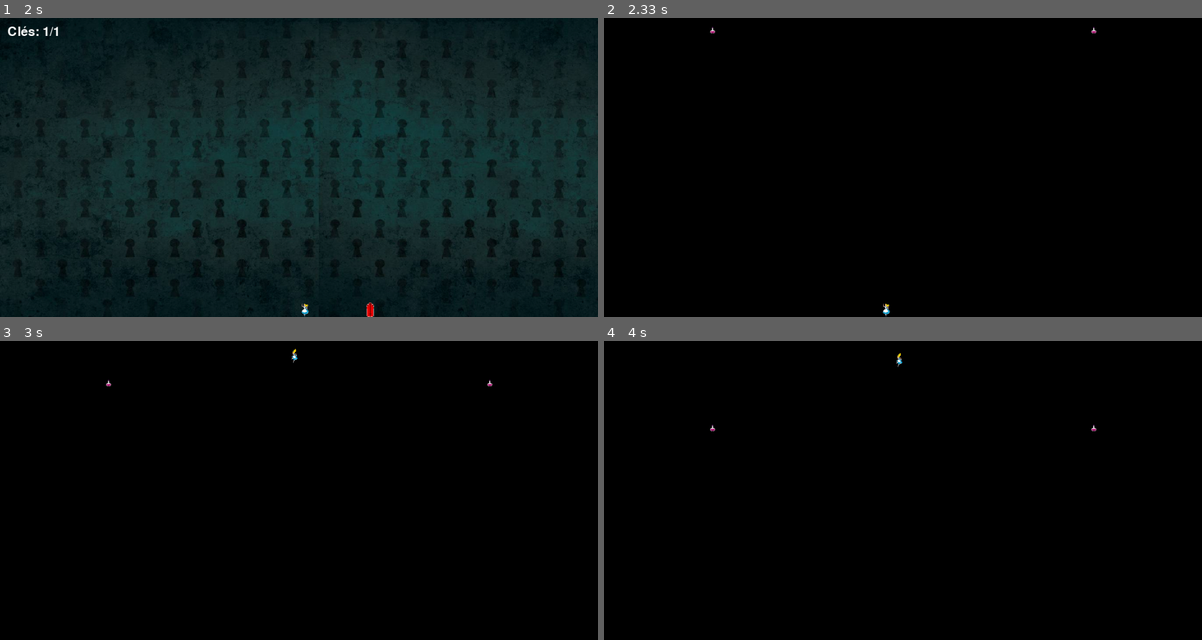
Above: before the commit, frames 1-4 (two rows, left to right).
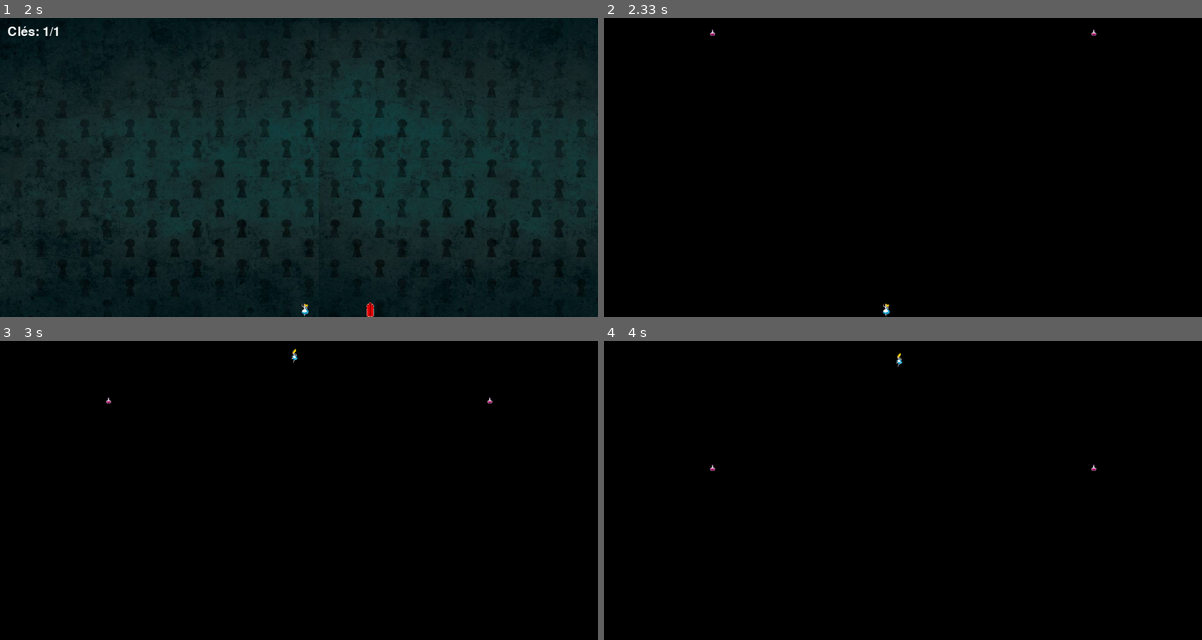
Above: after the commit, the same moments.

Repository: bouleaulama30/platformer_pygame
Game: pygame game, started from platformer_main.py
Same seed, same stepped clock (60 frames per second), same inputs: the game is played once before the commit and once after it.
Inputs:
- Up to frame 1 (2 s): tap Enter at 0.33 s; hold Up 0.67-1.13 s; hold Right 1.17-1.63 s; hold Left from 1.67 s (still down)
- Up to frame 2 (2.33 s): release Left at 2.2 s; hold N from 2.23 s (still down); hold Left from 2.23 s (still down)
- Up to frame 3 (3 s): release N at 2.63 s; release Left at 2.63 s; hold R from 2.67 s (still down); hold Left from 2.67 s (still down); tap Space at 2.73 s
- Up to frame 4 (4 s): tap Space at 3.03, 3.17, 3.47, 3.6 s; release R at 3.07 s; release Left at 3.07 s; hold Left 3.1-3.5 s; hold R 3.53-3.9 s; hold Up 3.53-3.9 s

Frame 1 is identical in both runs. In frame 2, less than 0.1% of the frame differs, in the area x 17-83%, y 2-6%; in frame 3, less than 0.1%; in frame 4, less than 0.1%, in the area x 17-83%, y 28-44%.

Commit message:
choix de sortie : fait, plus qu'à mettre des trucs derrière

Diff:
--- a/block.py
+++ b/block.py
@@ -156,12 +156,17 @@
 			self.image = pilRouge
 		self.posy = 10
 
+		self.w = len_bloc
+		self.h = len_bloc
+		self.isTriangle = False
+		self.type = "p"
+
 
 	def dessine(self, display) :
 		display.blit(self.image, (self.posx, self.posy))
 
 def descendre(pills) :
-	v = 1 #vitesse
+	v = 1.5 #vitesse
 	if pills[0].posy < hauteur_fenetre - 6*len_bloc :
 		pills[0].posy += v
 		pills[1].posy += v
--- a/platformer_main.py
+++ b/platformer_main.py
@@ -357,16 +357,38 @@
 			nbFrames = 0
 			state = "ongoing"
 
-		player.deplacement(facteur_mvt, vel_jump, dt, pressed_keys, t_blocks, g)
-		if nbFrames < 300 :
-			nbFrames += 1
-		elif nbFrames < 500 :
-			nbFrames += 1
-			affiche(display, question)
-		else :
-			affiche(display, question)
-			affiche(display, "Oui", pills[0].posx, pills[0].posy)
-			affiche(display, "Non", pills[1].posx, pills[1].posy)
+		if state == "ongoing" :
+			pill_touchee = player.deplacement_fin(facteur_mvt, vel_jump, dt, pressed_keys, pills, g) #nouveau déplacement pour retourner la valeur du pill mangé
+			if pill_touchee != None :
+				state = "closing"
+				nbFrames = 0
+			elif nbFrames < 300 :
+				nbFrames += 1
+			elif nbFrames < 450 :
+				nbFrames += 1
+				affiche(display, question)
+			else :
+				affiche(display, question)
+				affiche(display, "Oui", pills[0].posx, pills[0].posy)
+				affiche(display, "Non", pills[1].posx, pills[1].posy)
+
+		if state == "closing" :
+			if alpha == 0 :
+				s = pygame.Surface((largeur_fenetre,hauteur_fenetre))  # the size of your rect
+				s.set_alpha(alpha)                # alpha level
+				s.fill(yellow)
+			alpha += 0.7
+			s.set_alpha(alpha)
+			display.blit(s, (0,0))
+			if alpha > 255 :
+				if pill_touchee == "droite" : #a répondu Non
+					etape = "scroll"
+				else: # a répondu oui
+					etape = "bienvenue en edit"
+				state = "init"
+				alpha = 0
+
+
 		descendre(pills)
 		fill(display, pills)
 		player.dessine(display)
--- a/player.py
+++ b/player.py
@@ -279,6 +279,100 @@
             elif self.image == self.skin["jump_right"] :
                 self.image = self.skin["still_right"]
 
+    def deplacement_fin(self,facteur_mvt,vel_jump, dt, pressed_keys, t_blocks,g):
+        assert vel_jump<=0
+        self.velx= 0
+        self.vely+=g*dt
+        val_retour = None
+
+        if pressed_keys[K_RIGHT]:
+            self.velx += facteur_mvt
+            self.image = self.skin["run_right"]
+        elif self.image == self.skin["still_right"] or self.image == self.skin["run_right"] :
+            self.image = self.skin["still_right"]
+
+        if pressed_keys[K_LEFT]:
+            self.velx -= facteur_mvt
+            self.image = self.skin["run_left"]
+        elif self.image == self.skin["still_left"] or self.image == self.skin["run_left"] :
+            self.image = self.skin["still_left"]
+
+        if pressed_keys[K_r]:
+            self.posx, self.posy=780, len_bloc
+            if pressed_keys[K_LSHIFT] :
+                self.posx, self.posy=80, len_bloc #shortcut pour réapparaître à gauche
+            self.vely=0
+            self.is_grounded=False
+            if not is_playing(0):
+                play('R_is_pressed',0)
+
+        if (pressed_keys[K_UP] or pressed_keys[K_SPACE]) and self.is_grounded :   #voir saut Céleste/Holo Knight
+            self.vely= vel_jump #attention vel_jump doit être negatif
+            play('jump')
+
+
+        #teste déplacement x
+        self.posx += self.velx*dt
+        if self.coll[0] and self.coll[-1] != "potion" : #ne retient coll que s'il y avait vraiment collision
+            self.collisionPrecedente = self.coll
+        self.coll = self.is_colliding(t_blocks, dt)
+        if self.coll[0]:
+            self.posx-= self.velx*dt
+
+            #cas où il y a une potion (pour le moment c'est la même que l'effet de la touche que R) à changer pour faire un game over
+            if self.coll[3]=="potion":
+                if self.posx <= largeur_fenetre//2 :
+                    val_retour = "gauche"
+                else :
+                    val_retour = "droite"
+                play('potion')
+
+
+
+        #teste déplacement y
+        self.is_grounded=False
+        self.posy += self.vely*dt
+        if self.coll[0] and self.coll[-1] != "potion" : #ne retient coll que s'il y avait vraiment collision
+            self.collisionPrecedente = self.coll
+        self.coll = self.is_colliding(t_blocks, dt)
+
+
+        #cas où il y a une potion
+        if self.coll[3]=="potion":
+            if self.posx <= largeur_fenetre//2 :
+                val_retour = "gauche"
+            else :
+                val_retour = "droite"
+            play('potion')
+
+        if self.coll[0] and not self.coll[1]:
+            if not is_playing(2) and (pressed_keys[K_RIGHT] or pressed_keys[K_LEFT]):
+                play('running_grass',2)
+            self.is_grounded= True
+            self.posy-=self.vely*dt
+            self.vely*=0
+
+            #normalement, il ne devrait plus rien toucher
+            #S'il était en train de collide avec la tête, il ne faut pas qu'il soit grounded ! Testons ça
+            self.posy -= g*dt #on le remonte un poil (c le même 2000 que la gravité (c léo) si oui mettre g)
+            if self.is_colliding(t_blocks, dt)[0] :
+                self.is_grounded = False
+            self.posy += g*dt #on le redescend à l'état avant-test (c le même 2000 que la gravité (c léo) si oui mettre g)
+
+
+
+        #gère les changements de skins pendant/juste après un saut
+        if not self.is_grounded :
+            if self.image == self.skin["jump_right"] or self.image == self.skin["run_right"] or self.image == self.skin["still_right"] :
+                self.image = self.skin["jump_right"]
+            else :
+                self.image = self.skin["jump_left"]
+        else :
+            if self.image == self.skin["jump_left"] :
+                self.image = self.skin["still_left"]
+            elif self.image == self.skin["jump_right"] :
+                self.image = self.skin["still_right"]
+        return val_retour
 
 
     def dessine_deplacement_mini_jeu(self,display,pressed_keys,facteur_mvt_mini_jeu,dt,state) :
